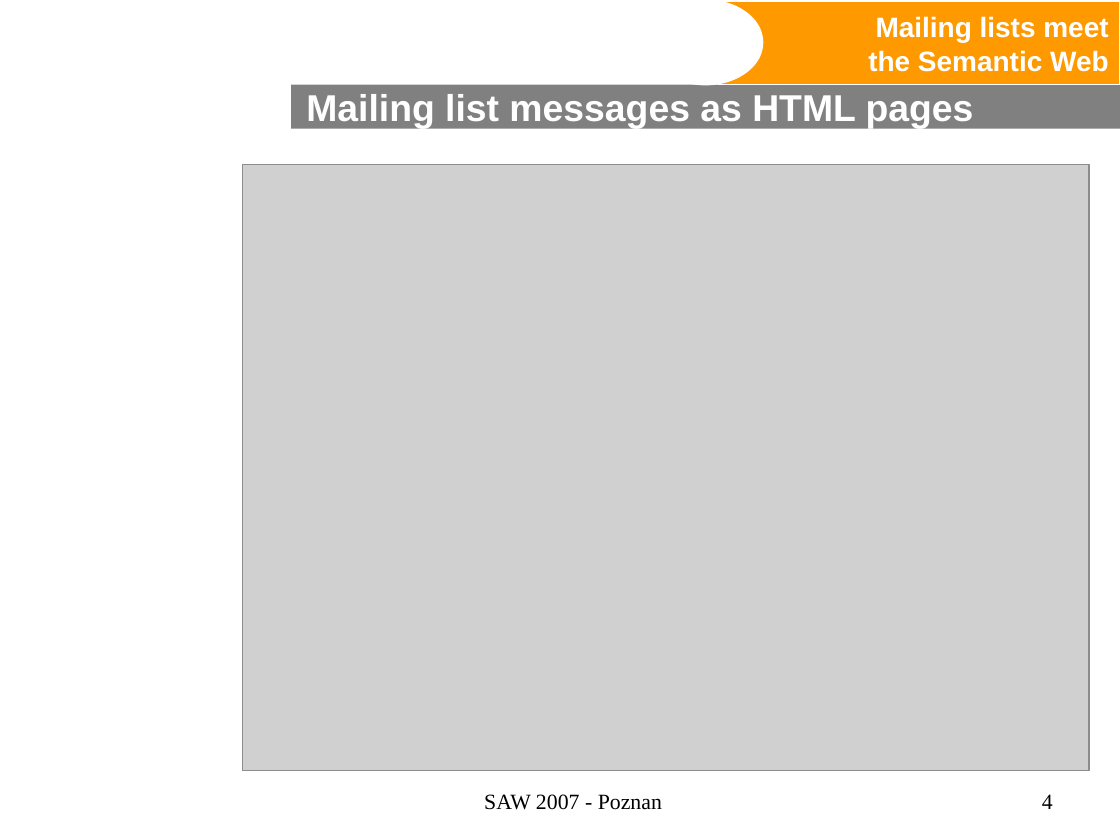
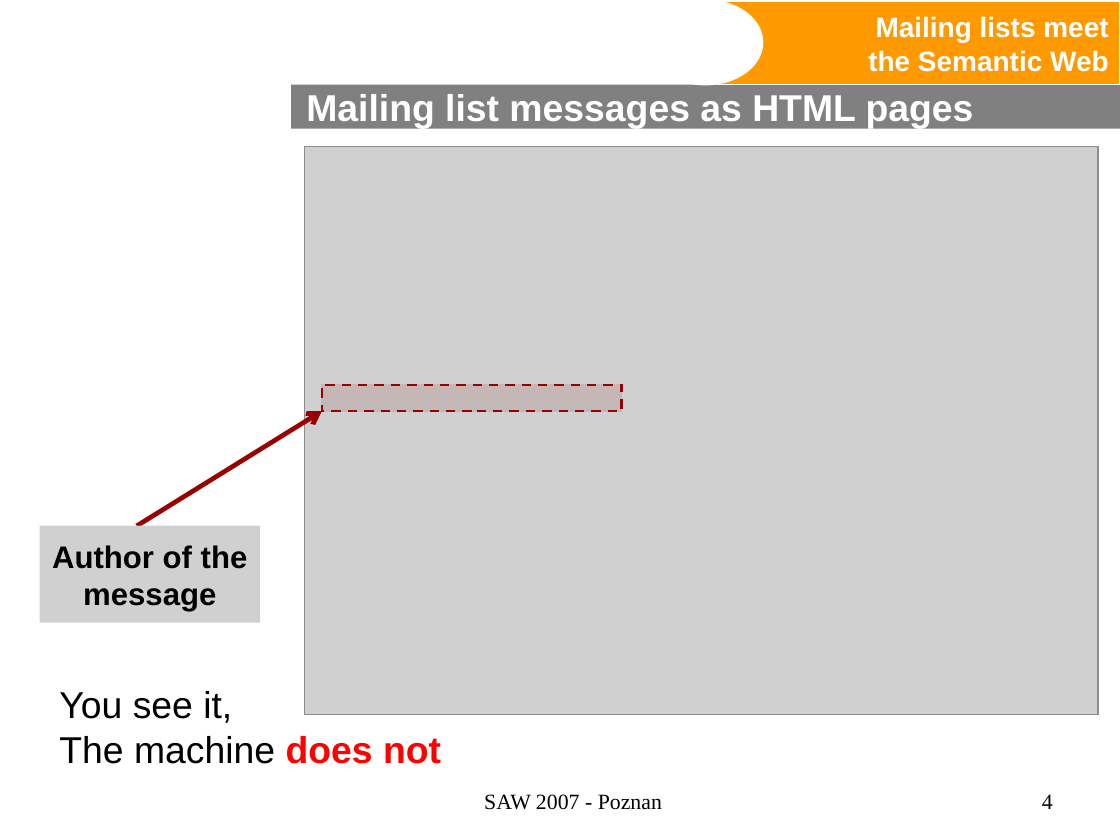
Before and after one commit to BackupTheBerlios/swaml-svn, a slide deck: slide 4 of trunk/doc/talks/20070427-saw2007/swaml.ppt. Drawn at 1120x840 pixels with LibreOffice and Linux fonts; fonts in the diff are those of the drawing; grey boxes stand for pictures; background and template pictures are left out. Boxes give left, top, right and bottom in pixels: in the first picture for what was removed or moved away, otherwise in the second. Text is boxed around its words. In the diff, an @@ line names an element or a change of style, - is before the commit and + after.

Commit message:
more work on the talk

```diff
--- a/trunk/doc/talks/20070427-saw2007/swaml.ppt
+++ b/trunk/doc/talks/20070427-saw2007/swaml.ppt
@@ picture: place and size @@
-picture at [242, 165, 1089, 771]
+picture at [305, 147, 1099, 715]
@@ rectangle added at [321, 385, 622, 412], fill gradient #990000 to #460000, outline #990000 1.5 pt dashed @@
@@ arrow added from (137, 526) to (321, 411), #990000 3 pt @@
@@ picture added at [39, 525, 260, 623], 20 pt, text #000000, bold @@
+Author of the
+message
@@ text added at [59, 691, 441, 764], 24 pt, text #000000 @@
+You see it,
+The machine does not
```
Also in this commit, not shown: 1 other slide changed, 1 slide added.
